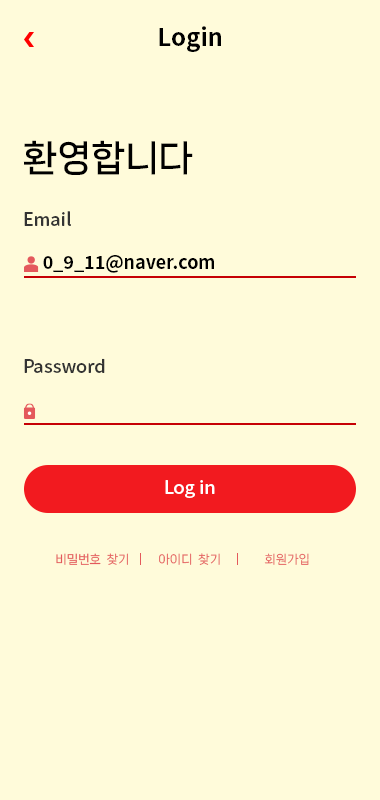
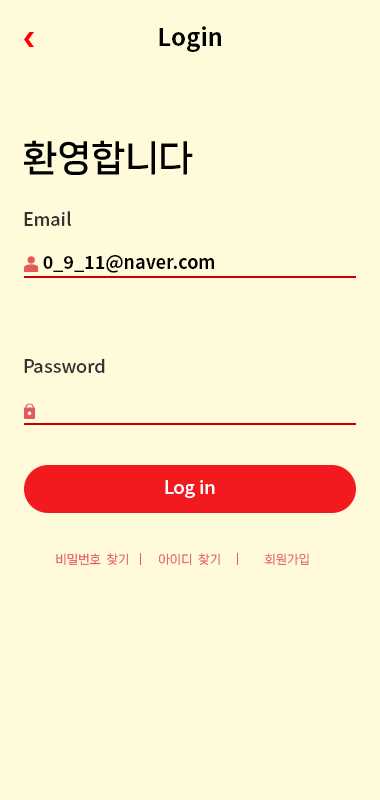
Layers edited between the first and the second 380×800 image:
pixels changed over [23, 140, 309, 565] (layer not identified)
